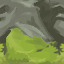
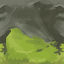
Layers edited between the first and the second (64, 64) image:
painted on "TabletopBadges_02.PNG" over [0,0,64,40]
